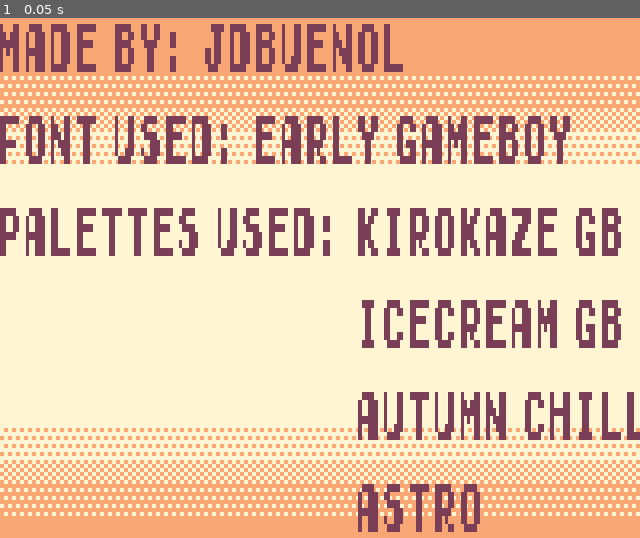
Above: before the commit, frame 1.
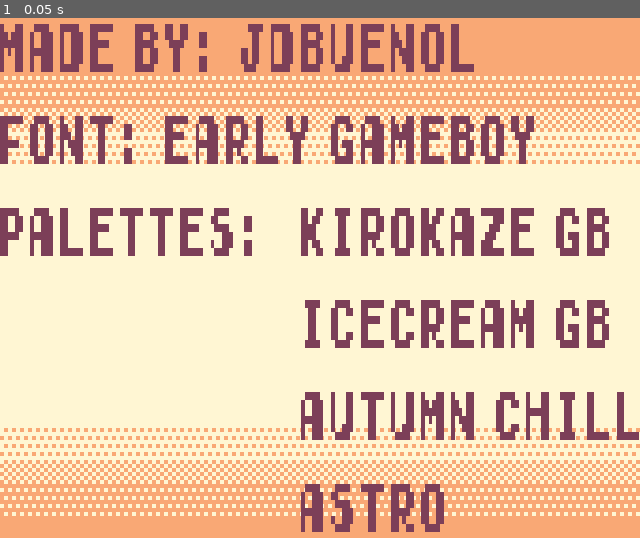
Above: after the commit, the same moment.

Repository: jdbuenol/ShootEmGB
Game: Godot game, scene res://main_screen/credits.tscn
Same seed, same stepped clock (60 frames per second), same inputs: the game is played once before the commit and once after it. This scene is started directly instead of the project's main scene.
Inputs:
- Up to frame 1 (0.05 s): no input

The runs differ from the first frame. In frame 1, 17% of the frame differs, in the area x 0-100%, y 1-99%.

Commit message:
exports to HTML, Linux and Windows

Diff:
--- a/main_screen/credits.tscn
+++ b/main_screen/credits.tscn
@@ -35,15 +35,15 @@
 [node name="Label" type="Label" parent="."]
 margin_right = 408.0
 margin_bottom = 143.0
-rect_scale = Vector2( 0.4, 1 )
+rect_scale = Vector2( 0.47, 1 )
 custom_fonts/font = SubResource( 1 )
 custom_colors/font_color = Color( 0.486275, 0.247059, 0.345098, 1 )
 text = "MADE BY: jdbuenol
-FONT USED: EARLY GAMEBOY
-PALETTES USED: kirokaze gb
-                            icecream gb
-							                            autumn chill
-														                            astro"
+FONT: EARLY GAMEBOY
+PALETTES:  kirokaze gb
+                    icecream gb
+							                    autumn chill
+														                    astro"
 __meta__ = {
 "_edit_use_anchors_": false
 }
--- a/project.godot
+++ b/project.godot
@@ -81,4 +81,5 @@
 
 [rendering]
 
+quality/driver/driver_name="GLES2"
 environment/default_environment="res://default_env.tres"
Not shown, added: export_presets.cfg
